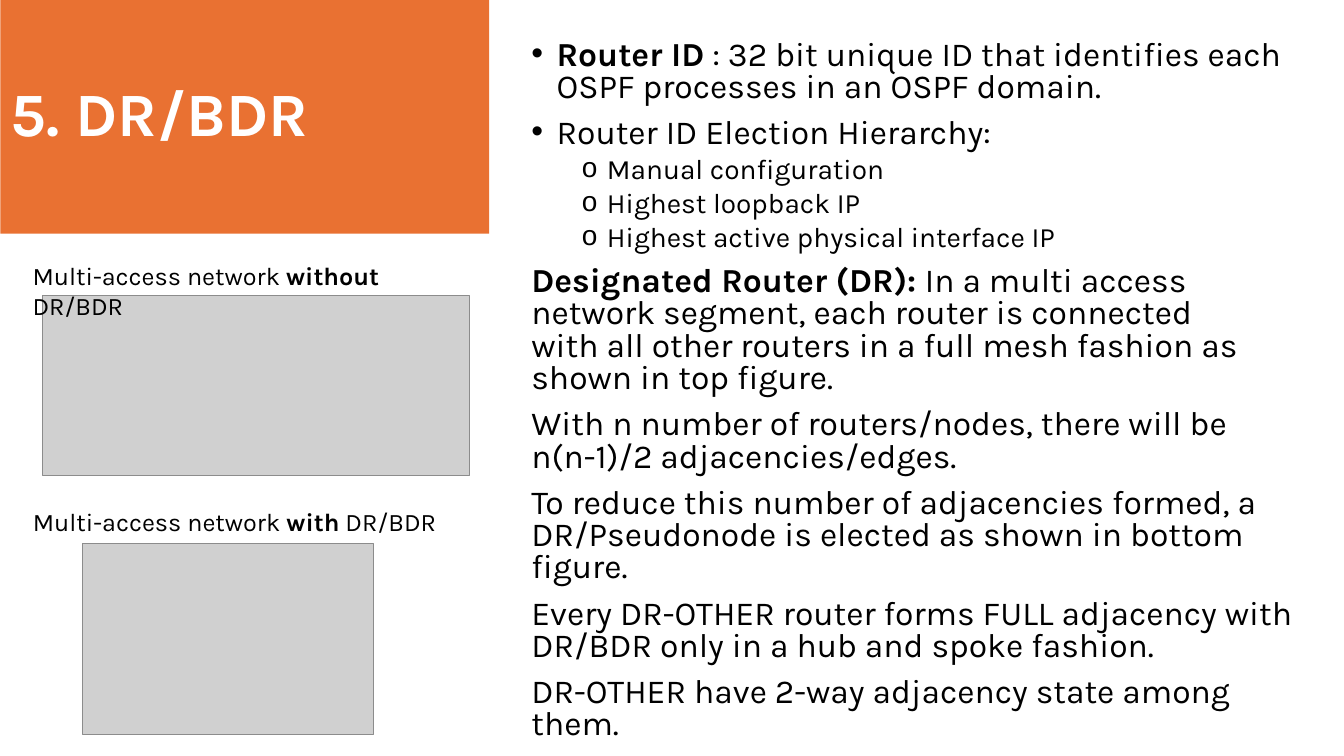
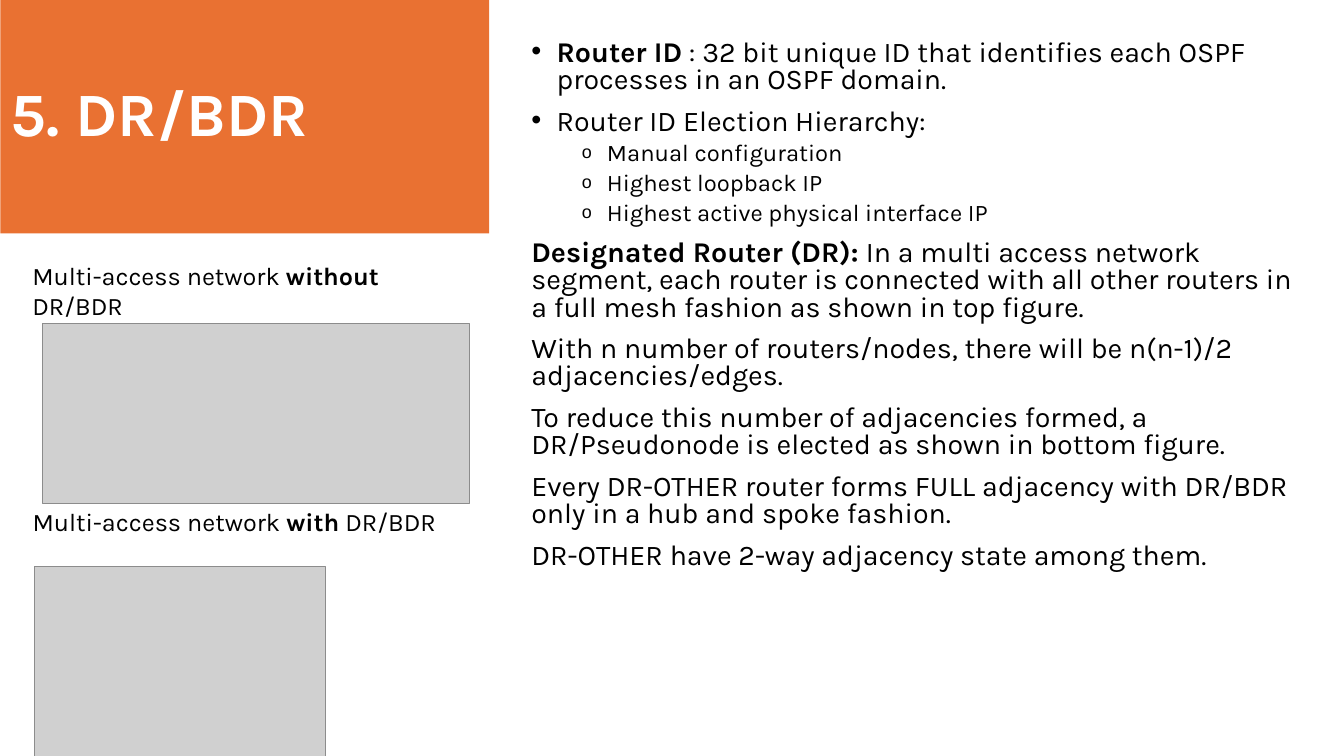
Before and after one commit to toranjungshahi/Cisco-ENCOR-Preparation, a slide deck: slide 8 of Notes/OSPF.pptx. Drawn at 1344x756 pixels with LibreOffice and Linux fonts; fonts in the diff are those of the drawing; grey boxes stand for pictures. Boxes give left, top, right and bottom in pixels: in the first picture for what was removed or moved away, otherwise in the second. Text is boxed around its words. In the diff, an @@ line names an element or a change of style, - is before the commit and + after.

```diff
--- a/Notes/OSPF.pptx
+++ b/Notes/OSPF.pptx
@@ text "Router ID : 32 bit ..." at [531, 42, 1292, 572]: size 24 to 20.4 pt in "Router ID : 32 bit unique ID ...", "Router ID Election Hierarchy:", "Designated Router (DR): In a multi access ...", "With n number of routers/nodes, there will ..." and 3 more places; size 20 to 17 pt in "Manual configuration", "Highest loopback IP", "Highest active physical interface IP" @@
@@ text "Multi-access network without DR/BDR" rewrapped from [33, 267, 379, 322] to [32, 267, 379, 317] @@
@@ picture: place and size @@
-picture at [42, 296, 470, 476]
+picture at [42, 324, 470, 503]
@@ picture: place and size @@
-picture at [83, 543, 374, 735]
+picture at [35, 567, 327, 756]
```
Also in this commit, not shown: 13 other slides changed, 6 other files.
